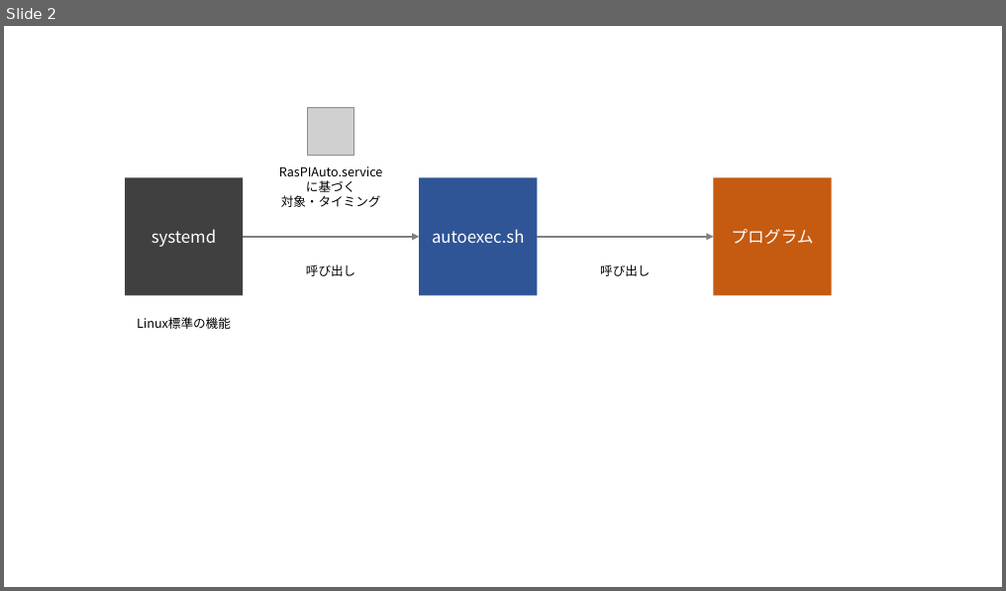
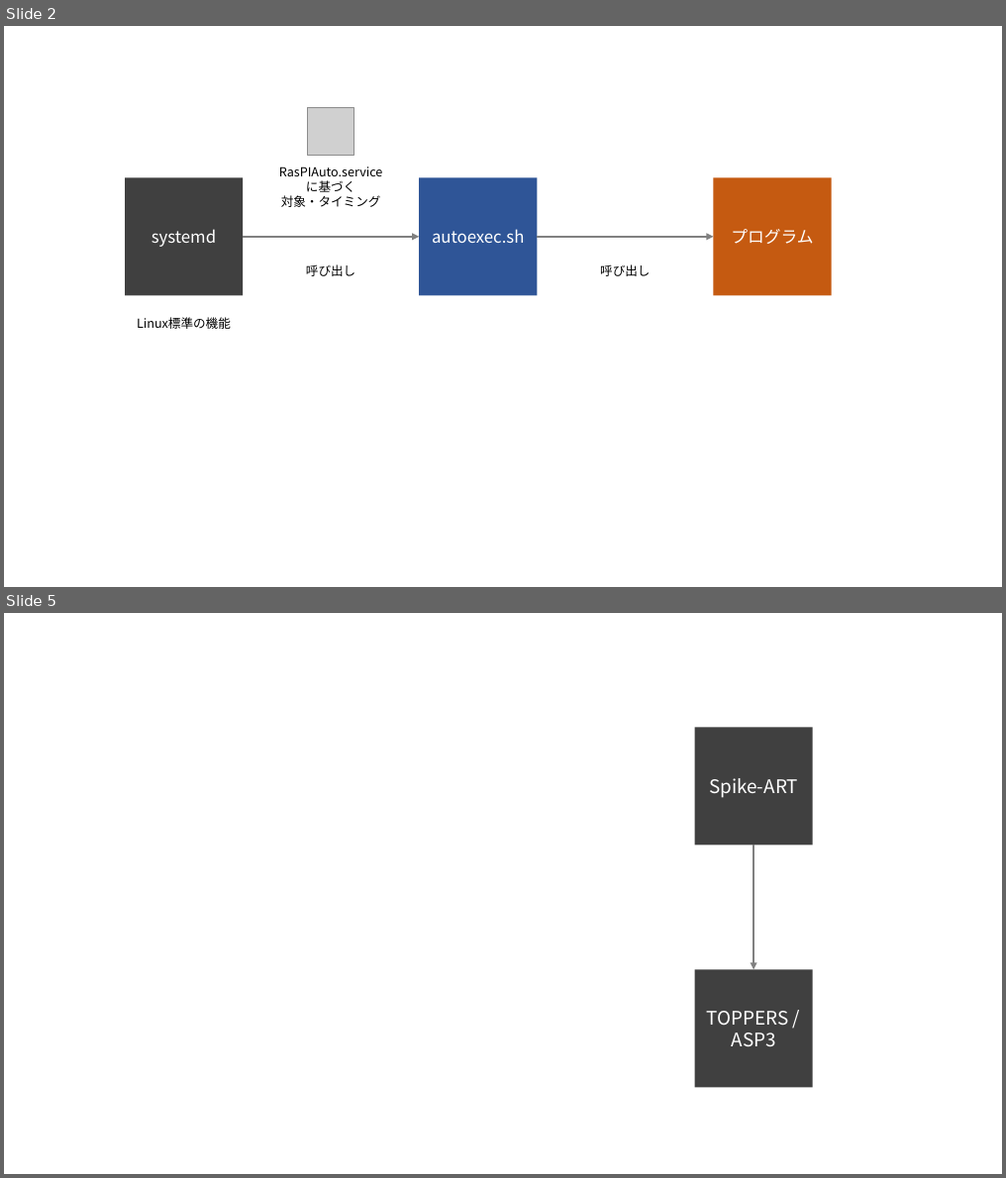
Before and after one commit to miyoshiyuu-systena/tenarobo-primary-mil-2025, a slide deck: asset/asset-factory.pptx. Shown one above the other, each under a label of ours: slide 2 before the commit, slides 2 and 5 after it; the slides between them are not shown. The pictures are 1006x591 and 1006x1178 pixels, drawn with LibreOffice and Linux fonts; fonts in the diff are those of the drawing; grey boxes stand for pictures. Boxes give left, top, right and bottom in pixels: in the first picture for what was removed or moved away, otherwise in the second. Text is boxed around its words. In the diff, an @@ line names an element or a change of style, - is before the commit and + after.

```diff
--- a/asset/asset-factory.pptx
+++ b/asset/asset-factory.pptx
@@ slide 5 added at bbox=[4, 613, 1002, 1174], background #FFFFFF @@
@@ rectangle added at bbox=[695, 728, 813, 845], fill #404040, 18 pt, text #FFFFFF @@
+Spike-ART
@@ arrow added from (754, 845) to (754, 970), #808080 2.25 pt @@
@@ rectangle added at bbox=[695, 970, 813, 1087], fill #404040, 18 pt, text #FFFFFF @@
+TOPPERS / ASP3
```
Also in this commit, not shown: 5 other slides added.
